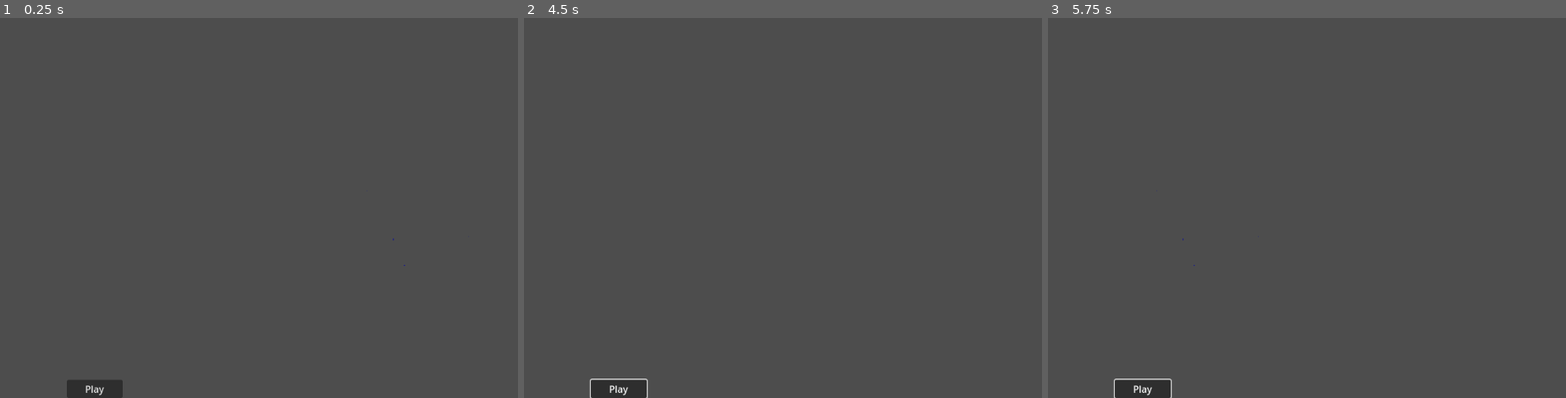
Above: before the commit, frames 1-3 (left to right).
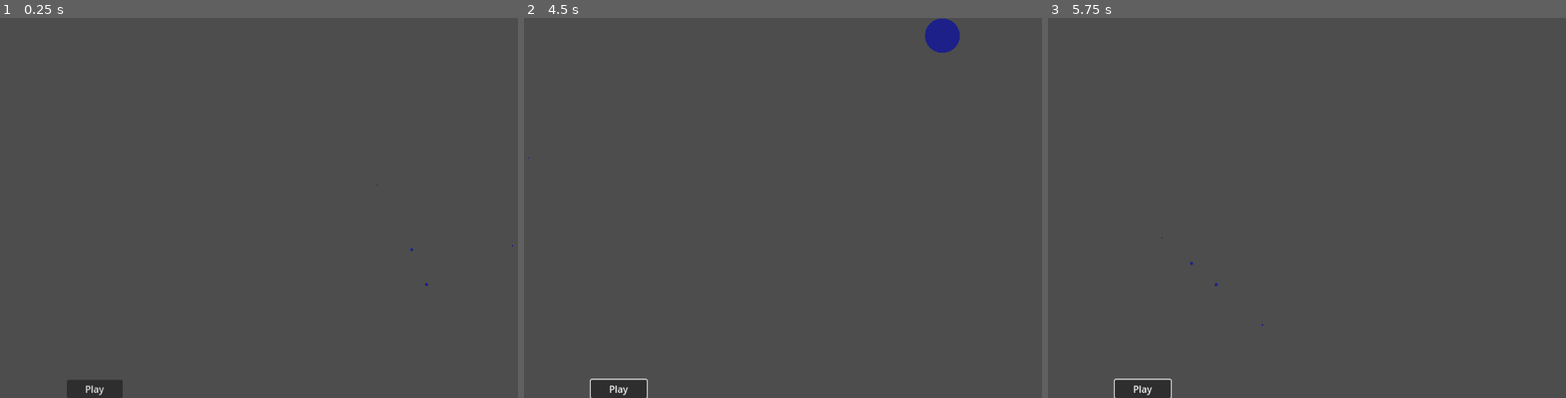
Above: after the commit, the same moments.

Repository: NayrbEroom/Space-Game-Take-Two
Game: Godot game, scene res://Scenes/main.tscn
Same seed, same stepped clock (60 frames per second), same inputs: the game is played once before the commit and once after it.
Inputs (mouse positions are in pixels of both pictures, inside the frame that each line leads up to):
- Up to frame 1 (0.25 s): no input
- Up to frame 2 (4.5 s): click "Play" at 0.5 s; click "Play" at 1.25 s; tap Enter at 2, 3.5 s; move the mouse to (1010, 189) at 2.02 s; hold Right (ui_right) 2.03-2.75 s; click (1010, 189) at 2.17 s; tap Space at 2.75, 4.25 s; drag from (726, 227) to (829, 284) at 2.77 s; move the mouse to (928, 124) at 3.52 s; hold Right (ui_right) 3.53-4.25 s; drag from (829, 284) to (658, 151) at 4.27 s
- Up to frame 3 (5.75 s): tap Enter at 5 s; move the mouse to (outside the picture) at 5.02 s; hold Left (ui_left) from 5.03 s (still down)

The runs differ from the first frame. In frame 1, less than 0.1% of the frame differs, in the area x 72-100%, y 43-71%; in frame 2, 0.5%, in the area x 0-85%, y 0-37%; in frame 3, less than 0.1%.
Error before the commit: Invalid access to property or key 'orbit_radius' on a base object of type 'Node2D'. (res://OrbitalsGenerationScripts/timeKeeper.gd:17)

Commit message:
fixing things

Diff:
--- a/OrbitalsGenerationScripts/planetGeneration.gd
+++ b/OrbitalsGenerationScripts/planetGeneration.gd
@@ -57,11 +57,12 @@
 		var radius = data["Diameter (km)"]
 		var scale_factor = Vector2(radius, radius) / radiusHalfSize
 		sprite.scale *= scale_factor
+
 		# tree manipulation
 		self.add_child(planet)
 		Logger.log_node(get_tree().root)
 
-		# rest
+		# fin
 		if debug:
 			print("Planet name: " + str(planet.name))
 			print("Planet position: " + str(planet.position))
--- a/OrbitalsGenerationScripts/timeKeeper.gd
+++ b/OrbitalsGenerationScripts/timeKeeper.gd
@@ -11,15 +11,12 @@
 	movePlanets(amount)
 
 func movePlanets(amount):
-	print(planetContainer.get_children())
 	for planet in planetContainer.get_children():
 		var newPosition = Vector2()
-		print(planet.orbit_radius, planet.orbit_angle)
 		planet.orbit_angle += amount
 		newPosition.x = planet.orbit_radius * cos(planet.orbit_angle)
 		newPosition.y = planet.orbit_radius * sin(planet.orbit_angle)
 		planet.position = newPosition
-
 		if debug:
 			print(planet.position)
 
--- a/Scenes/solar_system.tscn
+++ b/Scenes/solar_system.tscn
@@ -11,11 +11,11 @@
 [node name="Planet Container" type="Node2D" parent="Orbitals"]
 script = ExtResource("1_jhgbg")
 debug = true
-radiusHalfSize = 50.0
-posXHalfSize = 1000.0
-
-[node name="Moon Container" type="Node2D" parent="Orbitals/Planet Container"]
+radiusHalfSize = 25.0
+posXHalfSize = 750.0
 
 [node name="Asteroid Container" type="Node2D" parent="Orbitals"]
 
+[node name="Moon Container" type="Node2D" parent="Orbitals"]
+
 [node name="Star Container" type="Node2D" parent="."]
--- a/Tools/tools_logMessage.gd
+++ b/Tools/tools_logMessage.gd
@@ -19,11 +19,12 @@
 		# your other code here...
 
 func log_message(message):
-	var timestamp = Time.get_ticks_msec()
-	var file = FileAccess.open(log_file, FileAccess.READ_WRITE)
-	file.seek_end()
-	file.store_string("Tick time: [" + str(timestamp) + "] " + message + "\n")
-	file = null  # This will close the file
+	if toggle:
+		var timestamp = Time.get_ticks_msec()
+		var file = FileAccess.open(log_file, FileAccess.READ_WRITE)
+		file.seek_end()
+		file.store_string("Tick time: [" + str(timestamp) + "] " + message + "\n")
+		file = null  # This will close the file
 
 func log_node(node, indent=0):
 	var indent_spaces = " ".repeat(indent)
Not shown, removed: log.txt
